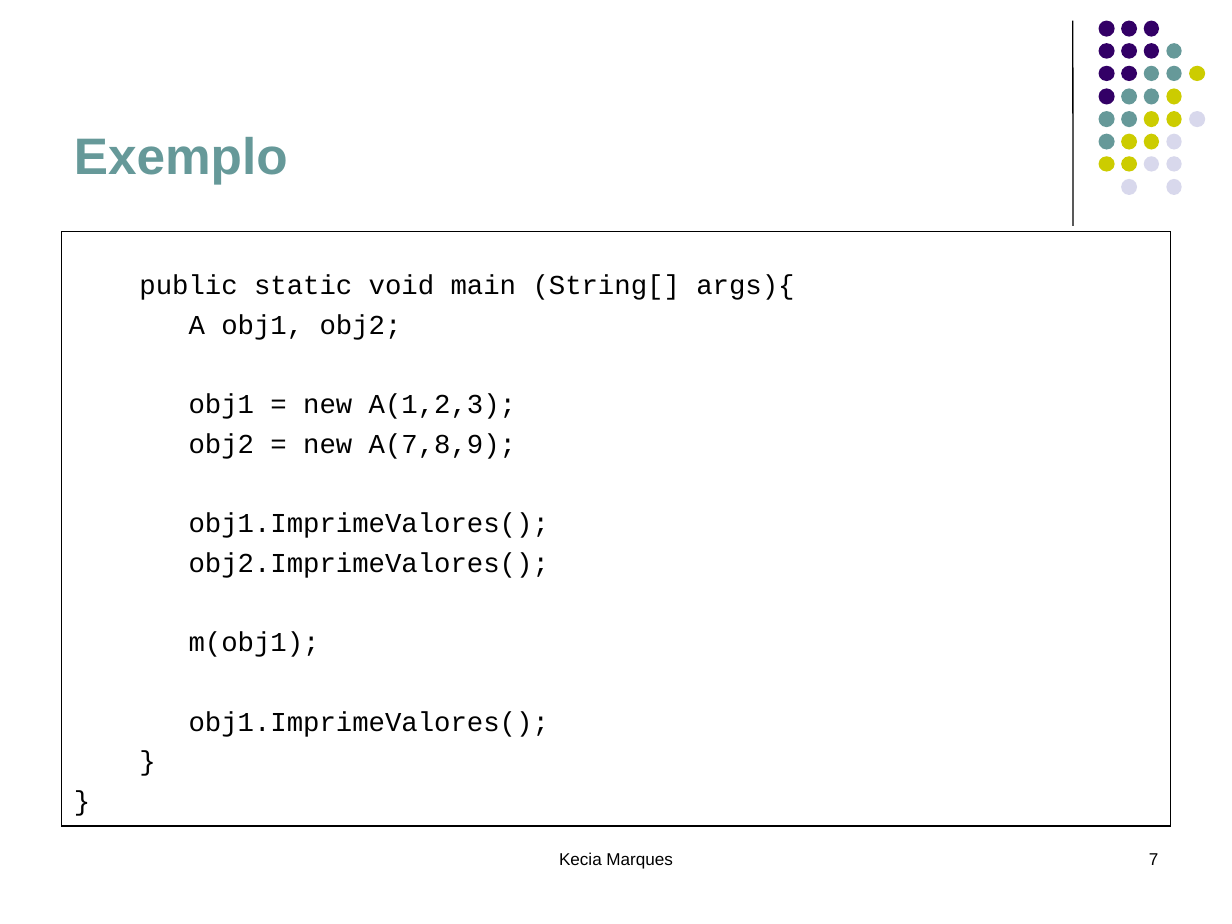
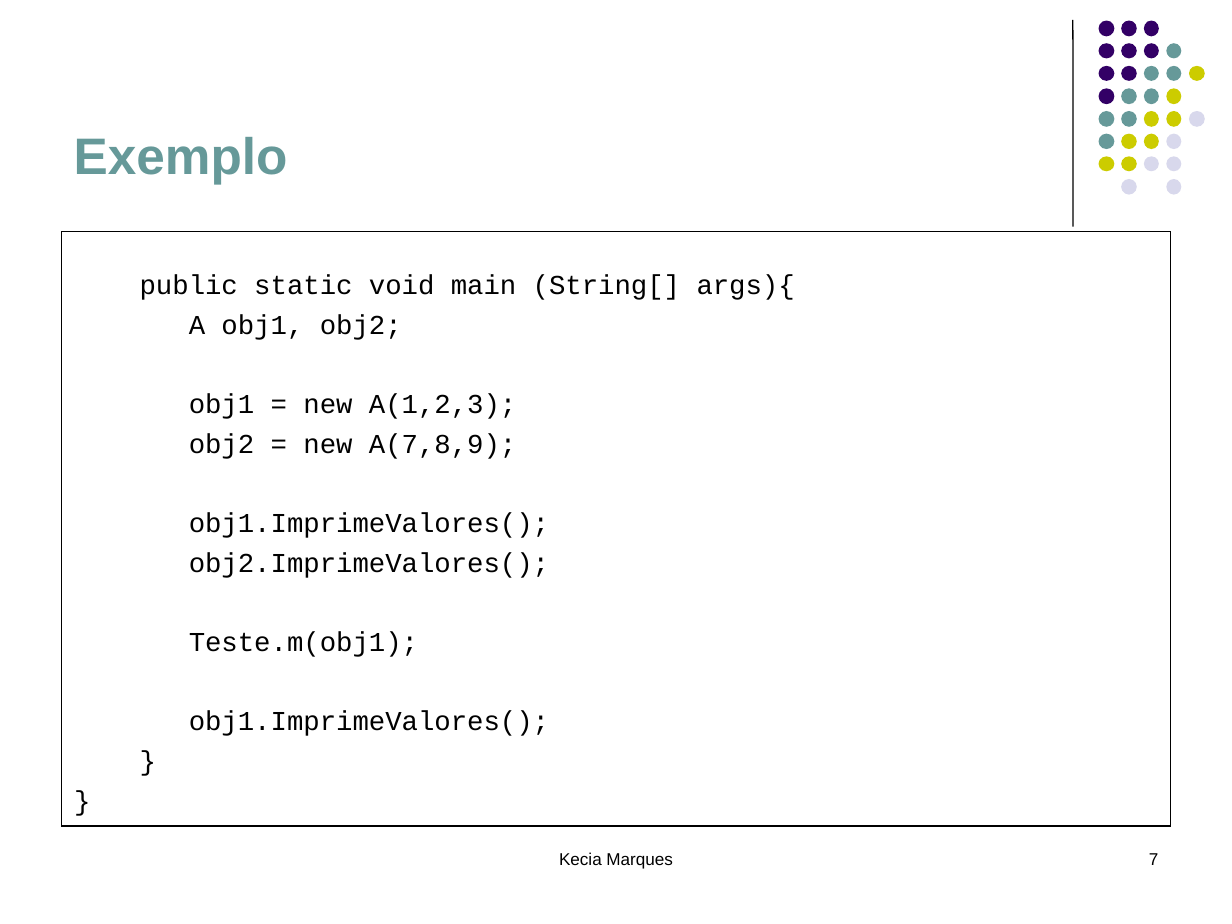
Before and after one commit to eduardocunha11/firstblog, a slide deck: slide 7 of aulas/poo/5.Associação entre Objetos.ppt. Drawn at 1232x924 pixels with LibreOffice and Linux fonts; fonts in the diff are those of the drawing. Boxes give left, top, right and bottom in pixels: in the first picture for what was removed or moved away, otherwise in the second. Text is boxed around its words. In the diff, an @@ line names an element or a change of style, - is before the commit and + after.

```diff
--- a/aulas/poo/5.Associação entre Objetos.ppt
+++ b/aulas/poo/5.Associação entre Objetos.ppt
@@ rectangle "public static void main (String[] ..." at [62,232,1170,825]: text to rectangle @@
@@ text in rectangle at [140,275,795,736]: indent changed @@
@@ text in rectangle at [189,632,418,657]: text changed @@
-m(obj1);
+Teste.m(obj1);
```
Also in this commit, not shown: 23 other slides changed, 5 other files.
